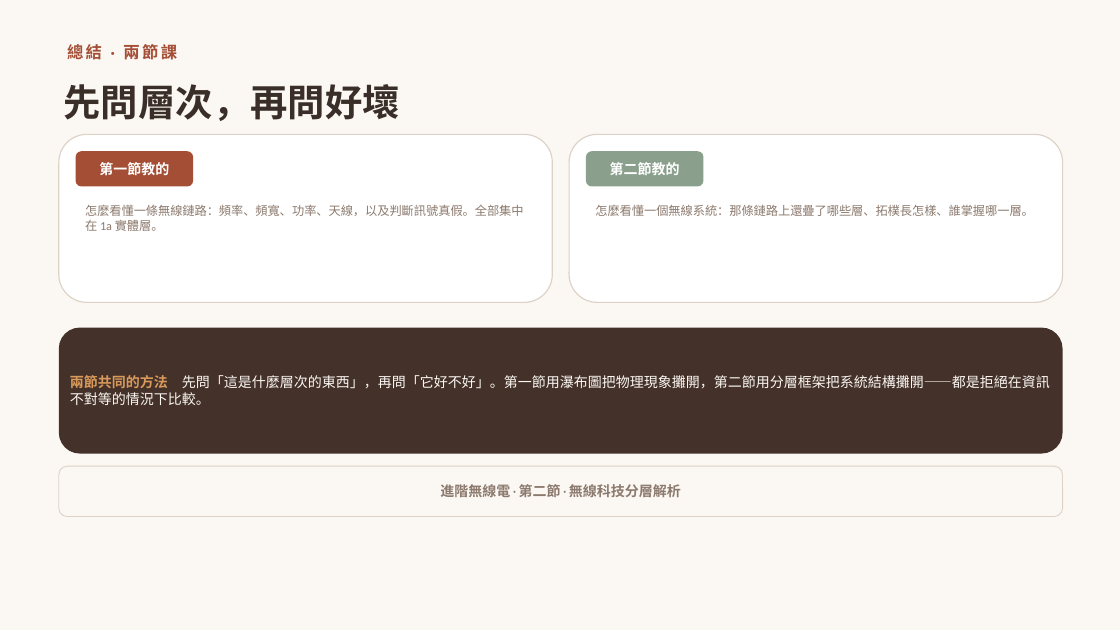
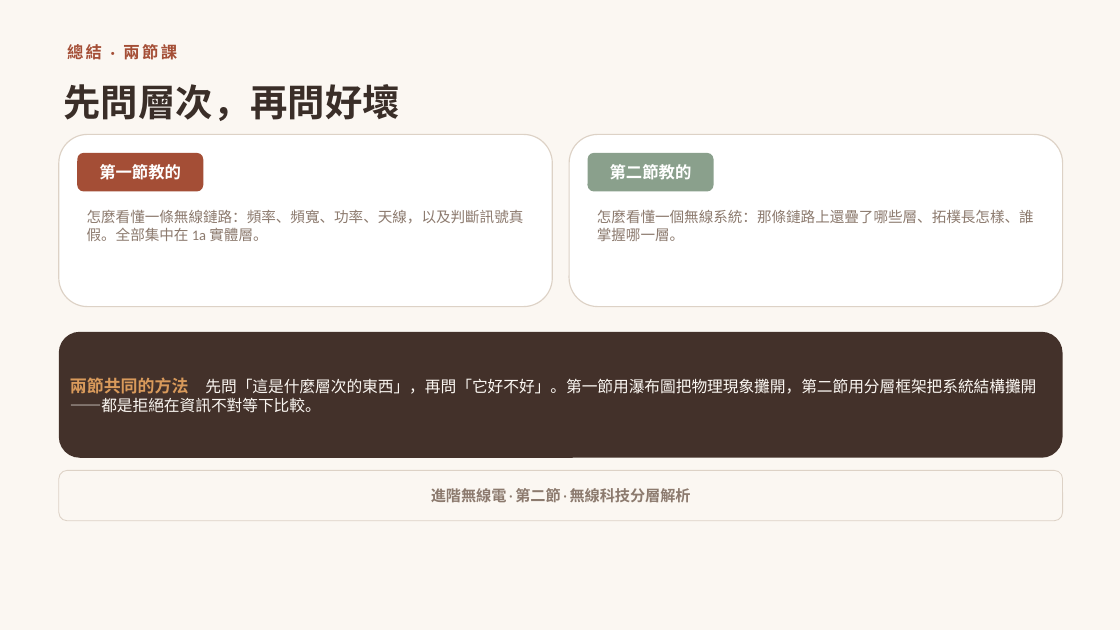
Before and after one commit to winson3QQ/Radio-Advanced, a slide deck: slide 26 of 投影片/進階無線電_第二節_無線科技分層解析.pptx (slide 27 before the commit). Drawn at 1120x630 pixels with LibreOffice and Linux fonts; fonts in the diff are those of the drawing. Boxes give left, top, right and bottom in pixels: in the first picture for what was removed or moved away, otherwise in the second. Text is boxed around its words. In the diff, an @@ line names an element or a change of style, - is before the commit and + after.

```diff
--- a/投影片/進階無線電_第二節_無線科技分層解析.pptx
+++ b/投影片/進階無線電_第二節_無線科技分層解析.pptx
@@ rounded rectangle: place and size @@
-rounded rectangle at bbox=[59, 134, 553, 302]
+rounded rectangle at bbox=[59, 134, 553, 307]
@@ rounded rectangle: place and size @@
-rounded rectangle at bbox=[570, 134, 1064, 302]
+rounded rectangle at bbox=[570, 134, 1064, 307]
@@ rounded rectangle "第一節教的": place and size @@
-rounded rectangle "第一節教的" at bbox=[76, 151, 193, 187]
+rounded rectangle "第一節教的" at bbox=[77, 153, 203, 192]
@@ rounded rectangle "第一節教的" at bbox=[77, 153, 203, 192]: size 12 to 14 pt @@
@@ rounded rectangle "第二節教的" at bbox=[588, 153, 714, 192]: size 12 to 14 pt @@
@@ rounded rectangle "第二節教的": place and size @@
-rounded rectangle "第二節教的" at bbox=[586, 151, 703, 187]
+rounded rectangle "第二節教的" at bbox=[588, 153, 714, 192]
@@ text "怎麼看懂一條無線鏈路：頻率、頻寬、功率、天線，以及判斷訊號真假。全部集中在 1a 實體層。" at bbox=[87, 210, 524, 241]: size 10.5 to 12.5 pt @@
@@ text "怎麼看懂一個無線系統：那條鏈路上還疊了哪些層、拓樸長怎樣、誰掌握哪一層。" at bbox=[597, 210, 1034, 241]: size 10.5 to 12.5 pt @@
@@ rounded rectangle "兩節共同的方法 先問「這是什麼層次的東西」，再問「它好不好」。第一節用瀑布圖把物理現象攤開，第二節用分層框架把系統結構攤 ...": place and size @@
-rounded rectangle "兩節共同的方法 先問「這是什麼層次的東西」，再問「它好不好」。第一節用瀑布圖把物理現象攤開，第二節用分層框架把系統結構攤 ..." at bbox=[59, 328, 1063, 454]
+rounded rectangle "兩節共同的方法 先問「這是什麼層次的東西」，再問「它好不好」。第一節用瀑布圖把物理現象攤開，第二節用分層框架把系統結構攤 ..." at bbox=[59, 332, 1063, 458]
@@ text in rounded rectangle at bbox=[70, 377, 1036, 413]: text changed; size 12 to 13.5 pt @@
-兩節共同的方法 先問「這是什麼層次的東西」，再問「它好不好」。第一節用瀑布圖把物理現象攤開，第二節用分層框架把系統結構攤開——都是拒絕在資訊不對等的情況下比較。
+兩節共同的方法 先問「這是什麼層次的東西」，再問「它好不好」。第一節用瀑布圖把物理現象攤開，第二節用分層框架把系統結構攤開——都是拒絕在資訊不對等下比較。
@@ rounded rectangle "進階無線電 · 第二節 · 無線科技分層解析": place and size @@
-rounded rectangle "進階無線電 · 第二節 · 無線科技分層解析" at bbox=[59, 466, 1063, 517]
+rounded rectangle "進階無線電 · 第二節 · 無線科技分層解析" at bbox=[59, 471, 1063, 521]
@@ rounded rectangle "進階無線電 · 第二節 · 無線科技分層解析" at bbox=[59, 471, 1063, 521]: size 12 to 13 pt @@
```
Also in this commit, not shown: 23 other slides changed, 1 slide added, 2 slides removed.
